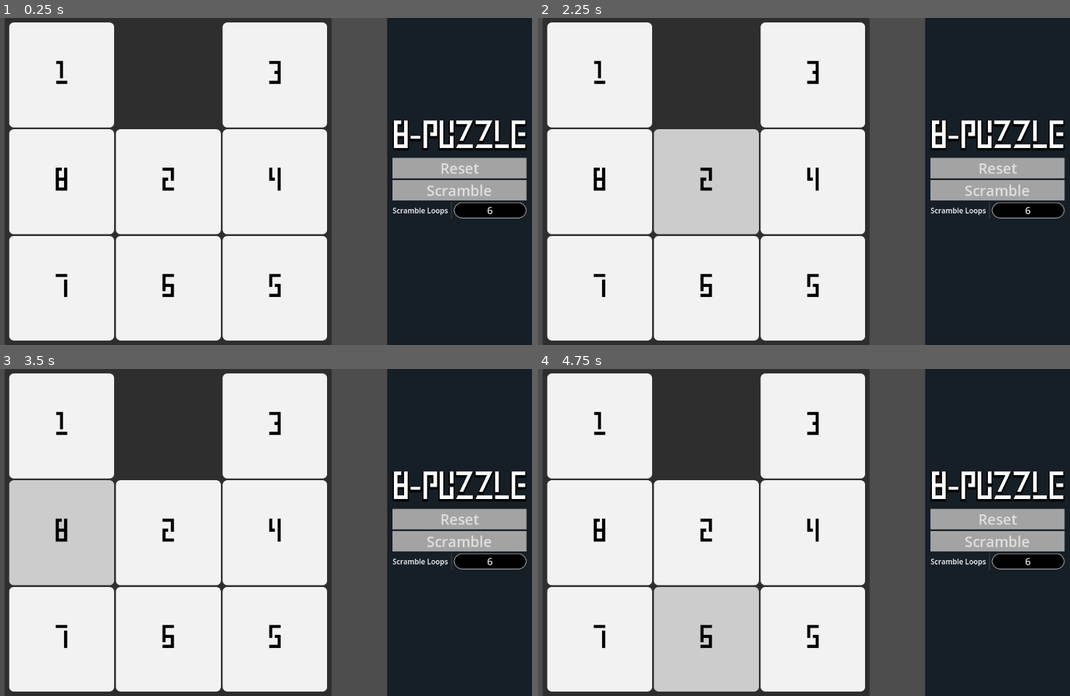
Above: before the commit, frames 1-4 (two rows, left to right).
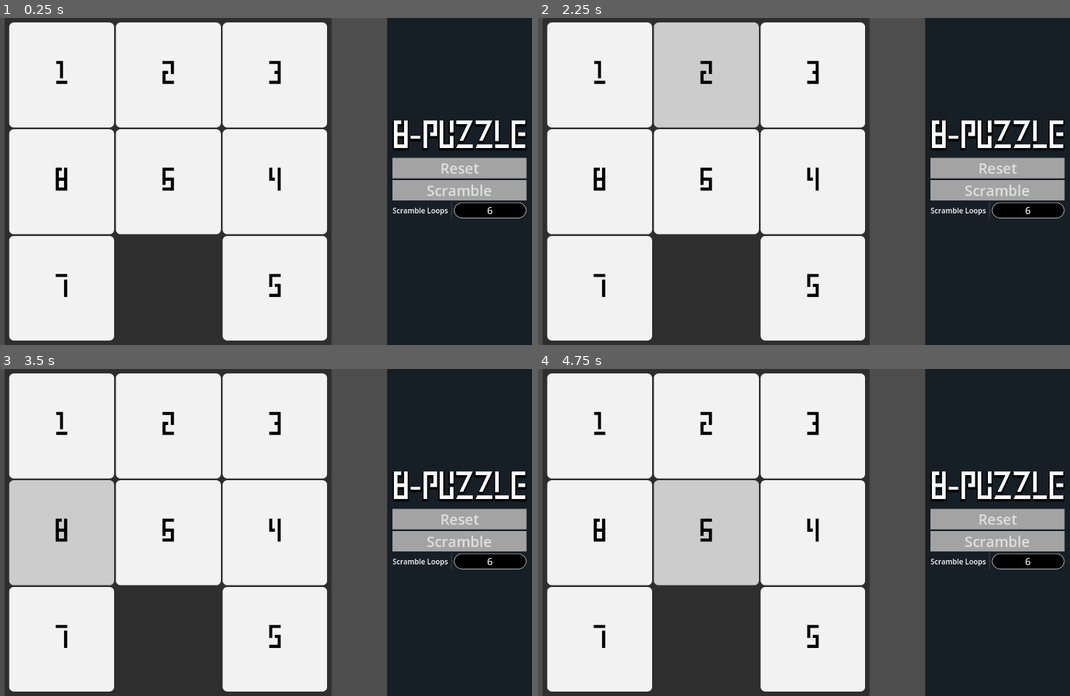
Above: after the commit, the same moments.

Repository: StephenCarr2048/Godot-8-Puzzle
Game: Godot game, scene res://App.tscn
Two runs of this game, one before a commit and one after it. Both use one fixed random seed, a clock stepped at 60 frames per second and the inputs below.
Inputs:
- Up to frame 1 (0.25 s): no input
- Up to frame 2 (2.25 s): click "1" at 0.5 s; click "3" at 1.25 s; click "2" at 2 s
- Up to frame 3 (3.5 s): click "8" at 2.75 s
- Up to frame 4 (4.75 s): click "4" at 3.5 s; click "6" at 4.25 s

The runs differ from the first frame. In frame 1, 13% of the frame differs, in the area x 21-42%, y 1-99%; in frame 2, 19%; in frame 3, 13%; in frame 4, 19%.

Commit message:
slide_on_board implemented functionally

Diff:
--- a/Board.gd
+++ b/Board.gd
@@ -56,4 +56,7 @@
 func slide_on_board(table: Array, clickedIndex: int):
 	var control=get_child(emptyIndex);
 	var button=get_child(clickedIndex);
+	move_child(button, emptyIndex)
+	if(abs(emptyIndex-clickedIndex)>1):
+		move_child(control, clickedIndex)
 	emptyIndex = clickedIndex;
--- a/app.gd
+++ b/app.gd
@@ -4,8 +4,8 @@
 @export var winnerLabel: Label;
 @export var boardGrid: GridContainer;
 
-const SOLUTION := [	1,"",3,
-					8, 2,4,
+const SOLUTION := [	1, 2,3,
+					8,"",4,
 					7, 6,5];
 var history: Array;
 var currentHistory: Array:
@@ -18,7 +18,7 @@
 func _ready():
 	reset();
 	resetButton.pressed.connect(reset);
-	#boardGrid.slide_on_board(currentHistory, 3);
+	boardGrid.slide_on_board(currentHistory, 7);
 	#check_win();
 
 
